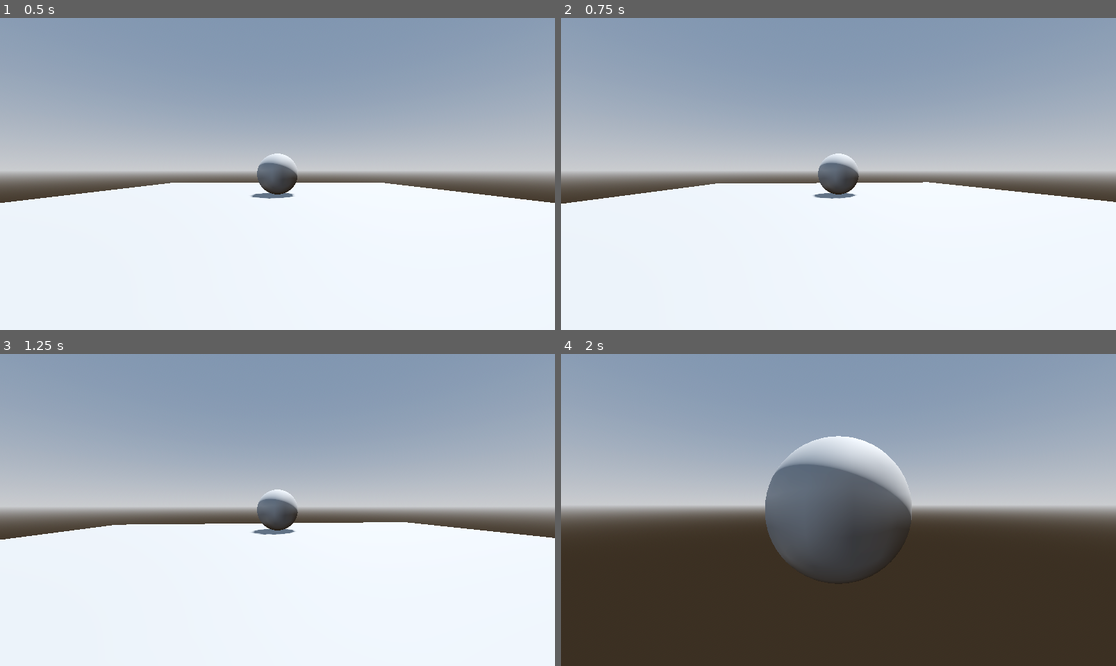
Above: before the commit, frames 1-4 (two rows, left to right).
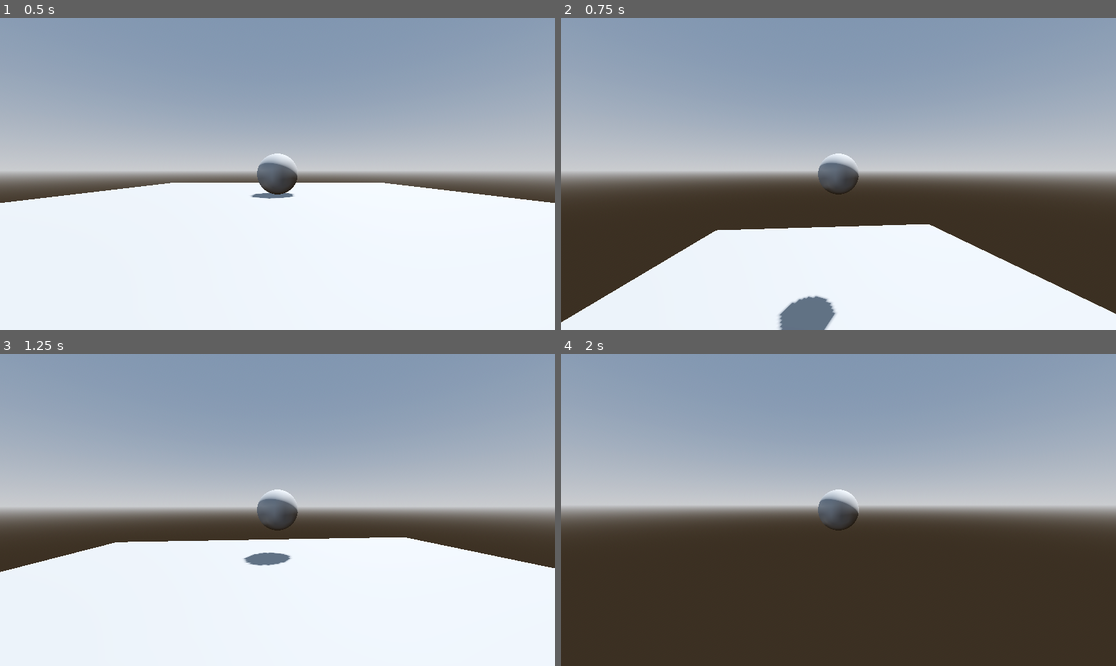
Above: after the commit, the same moments.

Repository: cliff-lilly-jean/pacman-stealth-game
Game: Godot game, scene res://scenes/world/world.tscn
Same seed, same stepped clock (60 frames per second), same inputs: the game is played once before the commit and once after it.
Inputs (mouse positions are in pixels of both pictures, inside the frame that each line leads up to):
- Up to frame 1 (0.5 s): no input
- Up to frame 2 (0.75 s): tap Enter at 0.5 s; move the mouse to (866, 174) at 0.52 s; hold W (move_forward) from 0.53 s (still down); tap Space (jump) at 0.6 s
- Up to frame 3 (1.25 s): keep holding W (move_forward); tap Space (jump) at 0.77, 1.07 s
- Up to frame 4 (2 s): keep holding W (move_forward); move the mouse to (810, 510) at 1.27 s; tap Shift (dash) at 1.35 s; tap Space (jump) at 1.52, 1.55, 1.82 s

Frame 1 is identical in both runs. In frame 2, 22% of the frame differs, in the area x 0-100%, y 52-100%; in frame 3, 6.5%; in frame 4, 6.8%.

Commit message:
implemented jump into the player

Diff:
--- a/scenes/player/player.gd
+++ b/scenes/player/player.gd
@@ -8,11 +8,16 @@
 @export var boost_speed: float
 @export var acceleration: float
 
+@export_group("Jump")
+@export var jump_force: float
 
 @export_group("Camera")
 @export var mouse_sensitivity: float
 @export var joystick_sensitivity: float
 @export var spring_length: float
+
+@export_group("Gravity")
+@export var gravity: float
 
 @onready var spring_arm: SpringArm3D = $SpringArm3D
 @onready var mesh: MeshInstance3D = $MeshInstance3D
@@ -20,7 +25,6 @@
 func _ready() -> void:
 	spring_arm.spring_length = spring_length
 	Input.mouse_mode = Input.MOUSE_MODE_CAPTURED
-
 
 func _input(event: InputEvent) -> void:
 	if event is InputEventMouseMotion:
@@ -34,7 +38,8 @@
 
 func _physics_process(delta: float) -> void:
 	roll(delta)
-
+	jump(delta)
+	apply_gravity(delta)
 	move_and_slide()
 
 func roll(delta: float) -> void:
@@ -56,3 +61,10 @@
 
 	spring_arm.rotation.x -= -joystick_direction.y * joystick_sensitivity * delta
 	spring_arm.rotation.x = clampf(spring_arm.rotation.x, max_look_up_angle, max_look_down_angle)
+
+func jump(delta: float) -> void:
+	if is_on_floor() and Input.is_action_just_pressed("jump"):
+		velocity.y = jump_force
+
+func apply_gravity(delta: float) -> void:
+	velocity.y -= gravity
--- a/scenes/player/player.tscn
+++ b/scenes/player/player.tscn
@@ -14,9 +14,11 @@
 roll_speed = 5.0
 boost_speed = 10.0
 acceleration = 20.0
+jump_force = 20.0
 mouse_sensitivity = 0.001
 joystick_sensitivity = 2.0
 spring_length = 5.0
+gravity = 0.98
 
 [node name="CollisionShape3D" type="CollisionShape3D" parent="." unique_id=1748136380]
 transform = Transform3D(1, 0, 0, 0, 1, 0, 0, 0, 1, 0, 0.5, 0)
